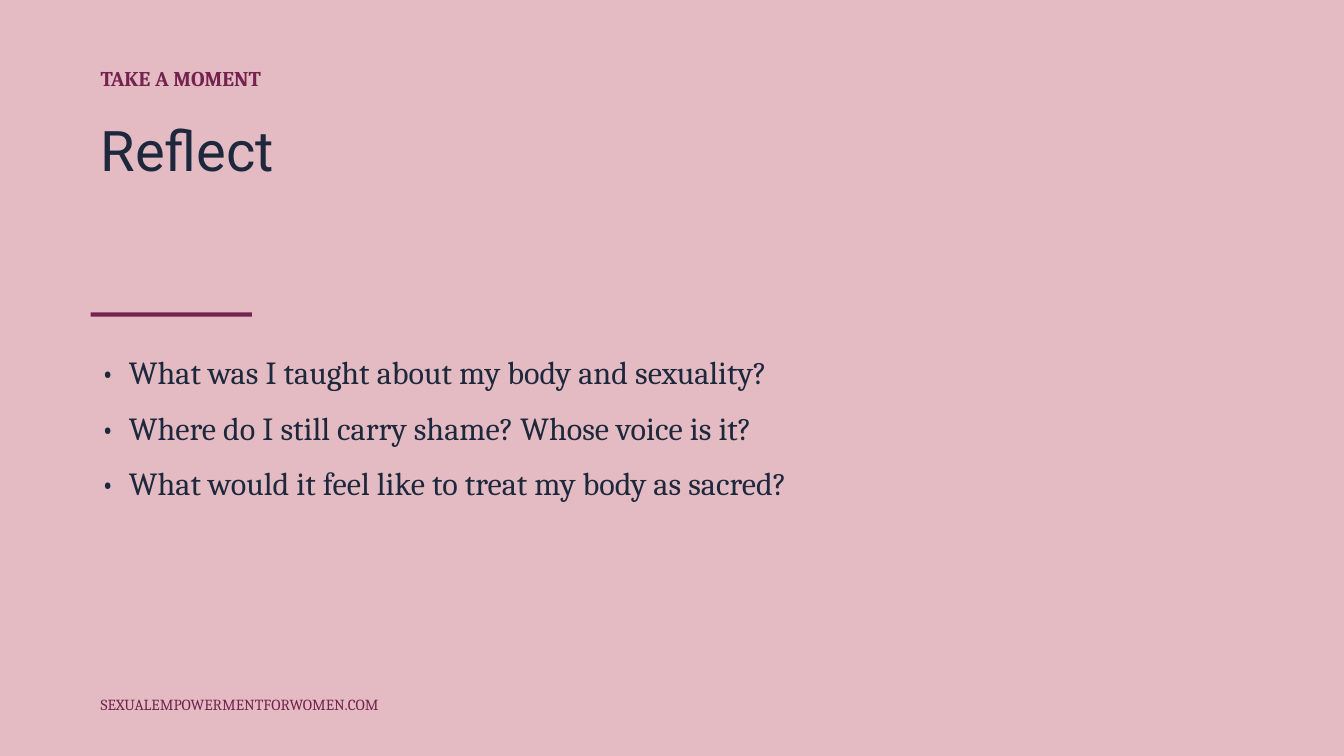
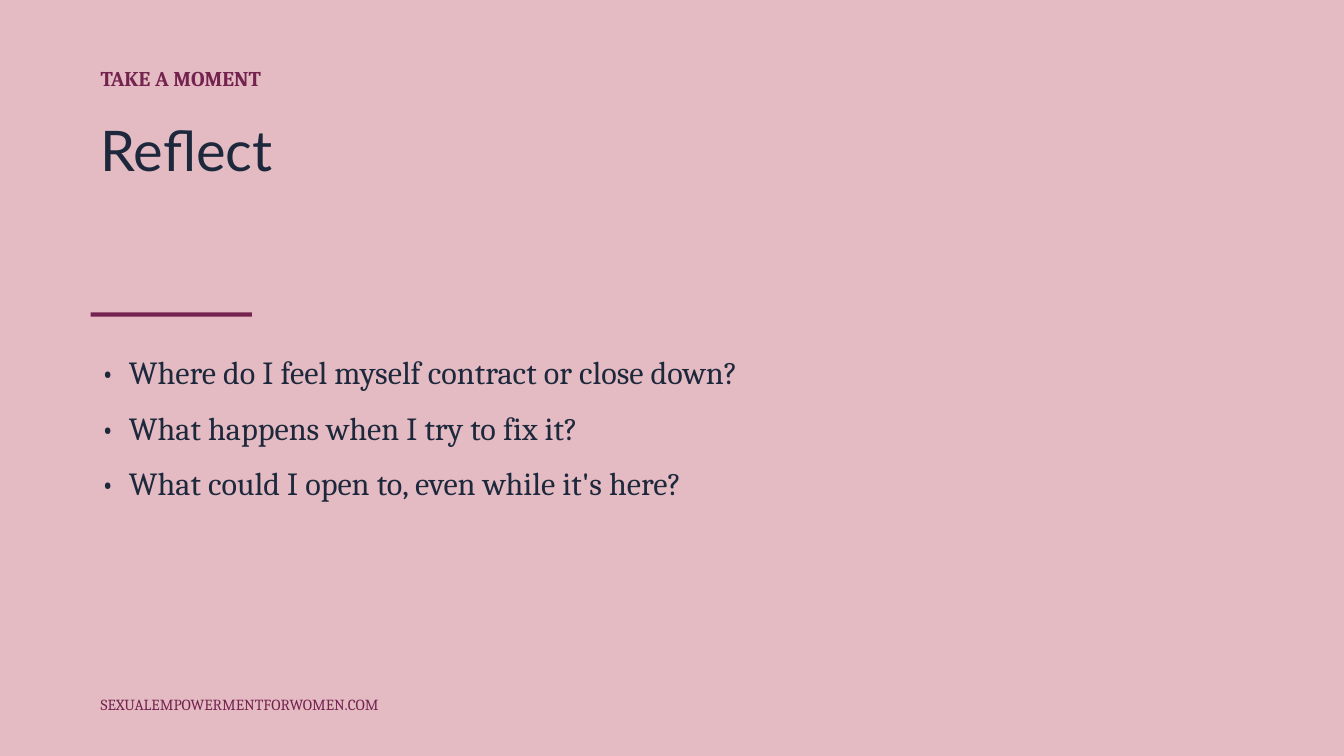
Before and after one commit to tarisha-starr/GitHub-folder, a slide deck: slide 10 of content/sessions/slides/Spirituality-and-Sexuality.pptx (slide 5 before the commit). Drawn at 1344x756 pixels with LibreOffice and Linux fonts; fonts in the diff are those of the drawing. Boxes give left, top, right and bottom in pixels: in the first picture for what was removed or moved away, otherwise in the second. Text is boxed around its words. In the diff, an @@ line names an element or a change of style, - is before the commit and + after.

```diff
--- a/content/sessions/slides/Spirituality-and-Sexuality.pptx
+++ b/content/sessions/slides/Spirituality-and-Sexuality.pptx
@@ text "Reflect" at bbox=[101, 130, 273, 172]: font Roboto to Lato @@
@@ text at bbox=[129, 361, 738, 502]: text changed @@
-• What was I taught about my body and sexuality?
-• Where do I still carry shame? Whose voice is it?
-• What would it feel like to treat my body as sacred?
+• Where do I feel myself contract or close down?
+• What happens when I try to fix it?
+• What could I open to, even while it's here?
```
Also in this commit, not shown: 18 other slides changed, 14 slides added, 2 slides removed, 3 other files.
